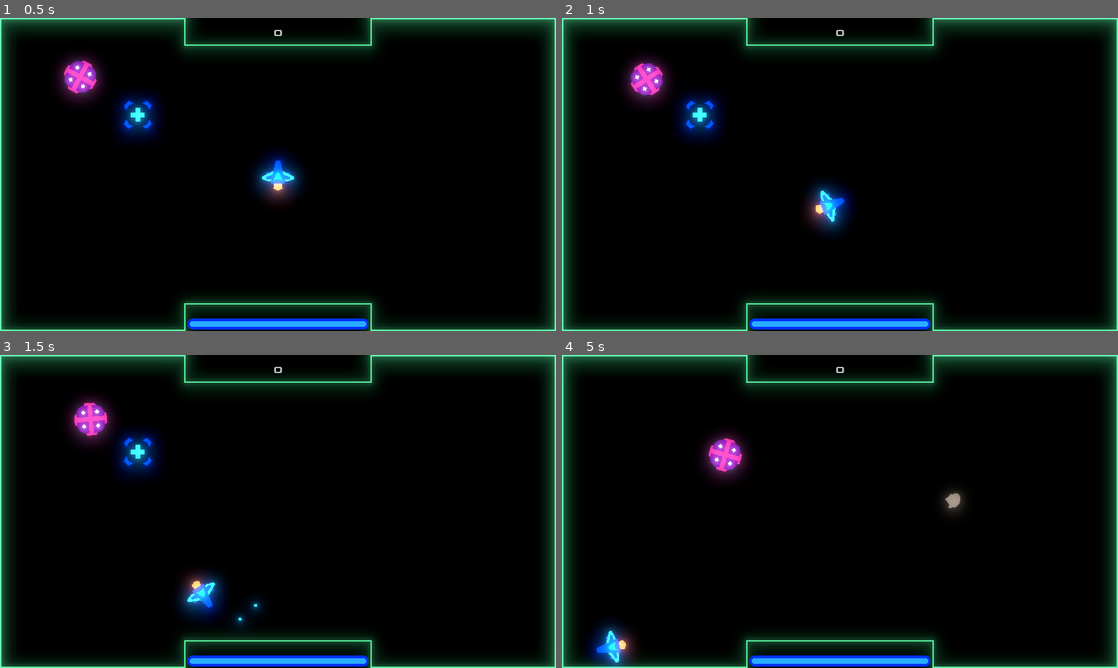
Above: before the commit, frames 1-4 (two rows, left to right).
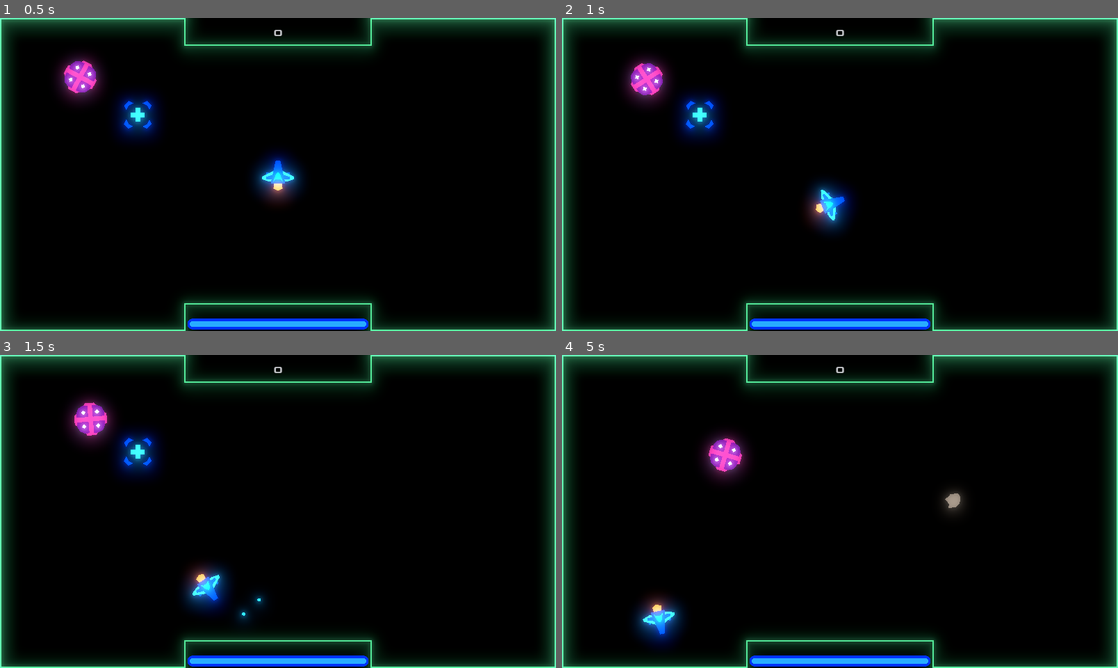
Above: after the commit, the same moments.

Repository: dslh/ArcadeSpaceFighter
Game: Godot game, scene res://game/game.tscn
Same seed, same stepped clock (60 frames per second), same inputs: the game is played once before the commit and once after it. This scene is started directly instead of the project's main scene.
Inputs:
- Up to frame 1 (0.5 s): no input
- Up to frame 2 (1 s): hold Right (turn_right) from 0.53 s (still down); hold Down (break) from 0.53 s (still down)
- Up to frame 3 (1.5 s): release Right (turn_right) at 1.28 s; release Down (break) at 1.28 s; hold Left (turn_left) from 1.28 s (still down); tap X (fire_cannon) at 1.35 s
- Up to frame 4 (5 s): release Left (turn_left) at 2.03 s; hold Right (turn_right) 2.03-2.78 s; hold C (fire_laser) 2.03-2.78 s; hold Up (thrust) 2.78-3.53 s; tap Ctrl (stop, bound only after the commit) at 2.85 s; hold Left (turn_left) from 3.53 s (still down); tap W (stop, bound only before the commit) at 3.6 s; tap Down (break) at 4.35 s

Frame 1 is identical in both runs. In frame 2, less than 0.1% of the frame differs, in the area x 45-51%, y 54-66%; in frame 3, 1.2%; in frame 4, 2.1%, in the area x 4-22%, y 77-100%.

Commit message:
comment integration and addition of strafing
Integration of comments on PR10 and the addition of strafing.

Diff:
--- /dev/null
+++ b/autoload/globals.gd
@@ -0,0 +1,55 @@
+# --- Class ---
+
+
+# --- Extends ---
+extends Node
+
+# --- Siganls ---
+
+
+# --- ENUMS ---
+
+
+# --- Constants ---
+const PROJECTILE_OUTLINE_POINTS = 18
+
+# --- Exported Variables ---
+
+
+# --- Public Variables ---
+var projectile_outline: PoolVector2Array = []
+
+# --- Private Variables ---
+
+
+# --- Onready Variables ---
+
+
+# --- Virtual _init method ---
+func _init() -> void:
+	_set_projectile_outline()
+
+# --- Virtual _ready method ---
+
+
+# --- Virtual methods ---
+
+
+# --- Public methods ---
+
+
+# --- Private methods ---
+
+
+# --- SetGet functions ---
+# private setter for projectile outline
+func _set_projectile_outline() -> void:
+	var outline: PoolVector2Array = []
+	projectile_outline.resize(PROJECTILE_OUTLINE_POINTS)
+	for i in PROJECTILE_OUTLINE_POINTS:
+		var angle: float = PI * 2 * i / PROJECTILE_OUTLINE_POINTS
+		projectile_outline[i] = Vector2.UP.rotated(angle)
+
+
+func get_projectile_outline() -> PoolVector2Array:
+	return projectile_outline
--- a/entities/projectile2d.gd
+++ b/entities/projectile2d.gd
@@ -108,7 +108,7 @@
 # --- Private methods ---
 func _on_body_entered(body: Node) -> void:
 	# damge entities
-	if body is Entity2D:
+	if body.has_method("take_damage"):
 		body.take_damage()
 		queue_free()
 	# for bouncing bullets, reduce the bounce count and delete when depleted.
--- a/entities/ship_player.gd
+++ b/entities/ship_player.gd
@@ -59,7 +59,7 @@
 	if turn == 0.0:
 		angular_damp = clamp(angular_damp + delta, 0.5, MAX_DAMP)
 	else:
-		angular_damp = 0.5
+		angular_damp = 1
 
 	if angular_velocity < MAX_TURN_SPEED:
 		apply_torque_impulse(turn*TURN_IMPULSE_FACTOR)
@@ -69,11 +69,14 @@
 	# thrust goes "backwards" to push player forwards
 	var thrust_input: float = Input.get_action_strength("break") - Input.get_action_strength("thrust")
 	var thrust_impulse: Vector2 = (thrust_input * THRUST_IMPULSE_FACTOR) * transform.y
+	# add the strafe to the thrust to push the ship laterally
+	var strafe_input: float = Input.get_action_strength("strafe_right") - Input.get_action_strength("strafe_left")
+	thrust_impulse += (strafe_input * THRUST_IMPULSE_FACTOR) * transform.x
 
-	if thrust_input == 0.0:
-		linear_damp = clamp(linear_damp + delta, 0.25, MAX_DAMP)
+	if thrust_input == 0.0 && strafe_input == 0.0:
+		linear_damp = clamp(linear_damp + delta, 0.5, MAX_DAMP)
 	else:
-		linear_damp = 0.25
+		linear_damp = 0.5
 
 	apply_central_impulse(thrust_impulse)
 
--- a/entities/ship_ufo.gd
+++ b/entities/ship_ufo.gd
@@ -59,7 +59,7 @@
 
 func entity_destroyed() -> void:
 	EventBus.emit_signal("ufo_destroyed", 100)
-	queue_free()
+	.entity_destroyed()
 
 # --- Private methods ---
 func _shoot() -> void:
--- a/project.godot
+++ b/project.godot
@@ -66,6 +66,7 @@
 MusicManager="*res://autoload/music_manager.tscn"
 SceneChanger="*res://autoload/scene_changer.tscn"
 HighScoreManager="*res://autoload/high_score_manager.gd"
+Globals="*res://autoload/globals.gd"
 
 [debug]
 
@@ -122,8 +123,18 @@
 }
 stop={
 "deadzone": 0.5,
-"events": [ Object(InputEventKey,"resource_local_to_scene":false,"resource_name":"","device":0,"alt":false,"shift":false,"control":false,"meta":false,"command":false,"pressed":false,"scancode":87,"physical_scancode":0,"unicode":0,"echo":false,"script":null)
-, Object(InputEventJoypadButton,"resource_local_to_scene":false,"resource_name":"","device":0,"button_index":5,"pressure":0.0,"pressed":false,"script":null)
+"events": [ Object(InputEventKey,"resource_local_to_scene":false,"resource_name":"","device":0,"alt":false,"shift":false,"control":false,"meta":false,"command":false,"pressed":false,"scancode":16777238,"physical_scancode":0,"unicode":0,"echo":false,"script":null)
+, Object(InputEventJoypadButton,"resource_local_to_scene":false,"resource_name":"","device":0,"button_index":8,"pressure":0.0,"pressed":false,"script":null)
+ ]
+}
+strafe_left={
+"deadzone": 0.5,
+"events": [ Object(InputEventJoypadButton,"resource_local_to_scene":false,"resource_name":"","device":0,"button_index":4,"pressure":0.0,"pressed":false,"script":null)
+ ]
+}
+strafe_right={
+"deadzone": 0.5,
+"events": [ Object(InputEventJoypadButton,"resource_local_to_scene":false,"resource_name":"","device":0,"button_index":5,"pressure":0.0,"pressed":false,"script":null)
  ]
 }
 
